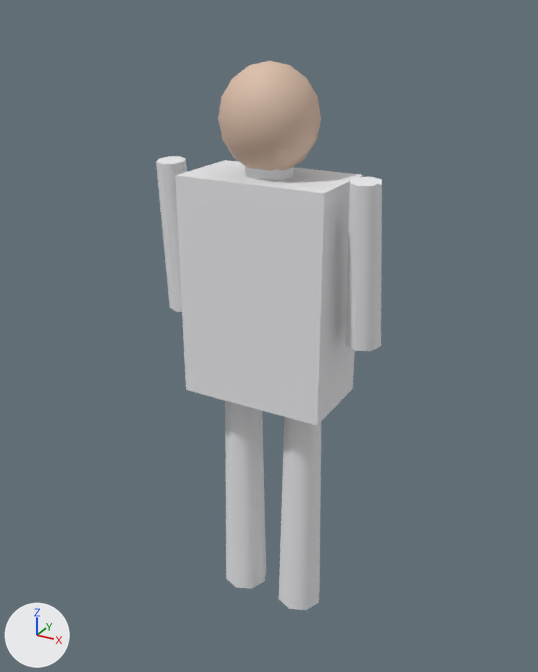
One commit to the glTF model worlds/akihabara/public/models/street_person.glb: the scene before it, then after it.
Both versions are drawn from a 50 mm camera at (0.926, -1.687, 1.752) aimed at (-0.003, 0.003, 0.907). Arrows for +X, +Y and +Z are at lower left; the lights stay in place. The picture after the commit comes second. Where no turn or scale is listed for an object, it has been applied to the vertices. Vertices at exactly the same position are counted once.

Names of what the first picture shows: 'StreetPerson.Cloth', 'StreetPerson.Skin'.
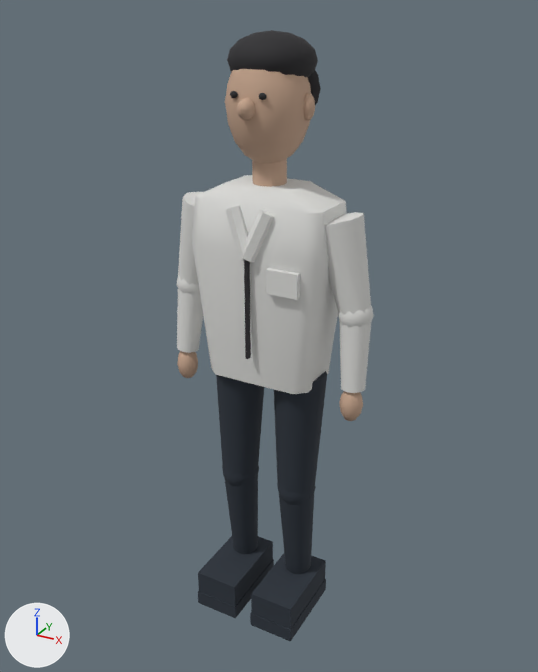
What differs and where, as boxes [x1, y1, x2, y2] in the pictures (538 x 672 px):
'StreetPerson.Cloth', deleted: before [156, 156, 382, 610]
'Detail.street_person.Cloth', added: after [192, 175, 347, 394]
'Detail.street_person.Leg.Right', added: after [250, 371, 327, 641]
'Detail.street_person.Leg.Left', added: after [198, 375, 274, 618]
'StreetPerson.Skin', reshaped: before [218, 61, 321, 171]; after [225, 69, 315, 187]
'Detail.street_person.Arm.Right.Cloth', added: after [325, 212, 374, 393]
'Detail.street_person.Hair', added: after [227, 30, 321, 359]
'Detail.street_person.Arm.Left.Cloth', added: after [177, 192, 203, 353]
'Detail.street_person.Arm.Right.Skin', added (beige): after [339, 391, 363, 421]
'Detail.street_person.Arm.Left.Skin', added (beige): after [177, 351, 198, 378]

Patch to the scene script:
```diff
--- a/worlds/akihabara/public/models/street_person.glb.py
+++ b/worlds/akihabara/public/models/street_person.glb.py
@@ mat_detail_street_person_leg_left @@
+mat_detail_street_person_leg_left = bpy.data.materials.new('Detail.street_person.Leg.Left')
+# colours: dark blue #29313b
+# uses the picture img_street_person_cloth
@@ mat_detail_street_person_cloth @@
+mat_detail_street_person_cloth = bpy.data.materials.new('Detail.street_person.Cloth')
+# colours: light grey #ddddda
+# uses the picture img_street_person_cloth
@@ me_skin @@
-me_skin.from_pydata(...)  # 86 vertices, 168 faces; spans x -0.13..0.13, y -0.123..0.123, z 1.363..1.637
-me_skin.materials.append(mat_streetperson_skin)  # beige #ddbfaa
+me_skin.from_pydata(...)  # 296 vertices, 572 faces; spans x -0.125..0.125, y -0.141..0.1, z 1.32..1.682
+# me_skin part 1: 86 vertices removed from x -0.13..0.13, y -0.123..0.123, z 1.363..1.637; 296 vertices added at x -0.125..0.125, y -0.141..0.1, z 1.32..1.682
+me_skin.materials.append(mat_detail_street_person_skin)  # beige #c6a58d
@@ ob_streetperson_cloth @@
-ob_streetperson_cloth = bpy.data.objects.new('StreetPerson.Cloth', me_cloth)
@@ ob_detail_street_person_leg_right @@
+ob_detail_street_person_leg_right = bpy.data.objects.new('Detail.street_person.Leg.Right', me_street_person_leg_right_mesh)  # 108 vertices, 196 faces; spans x 0.024..0.17, y -0.171..0.079, z 0.001..0.823
+ob_detail_street_person_leg_right.location = (0.0, 0.0, 0.0)
@@ ob_detail_street_person_leg_left @@
+ob_detail_street_person_leg_left = bpy.data.objects.new('Detail.street_person.Leg.Left', me_street_person_leg_left_mesh)  # 108 vertices, 196 faces; spans x -0.17..-0.024, y -0.171..0.079, z 0.001..0.823
+ob_detail_street_person_leg_left.location = (0.0, 0.0, 0.0)
@@ ob_detail_street_person_hair @@
+ob_detail_street_person_hair = bpy.data.objects.new('Detail.street_person.Hair', me_street_person_hair_mesh)  # a box spanning x -0.004..0.004, y -0.126..-0.114, z 0.89..1.2; a UV sphere (16 segments, 8 rings, poles along z) spanning x -0.112..0.112, y -0.096..0.122, z 1.57..1.704; a UV sphere (12 segments, 8 rings, poles along z) spanning x -0.101..0.101, y 0.032..0.126, z 1.483..1.655; an icosphere of 80 faces spanning x -0.05..-0.028, y -0.112..-0.098, z 1.557..1.573; an icosphere of 80 faces spanning x 0.028..0.05, y -0.112..-0.098, z 1.557..1.573; in mat_detail_street_person_hair (black #28272a)
+ob_detail_street_person_hair.location = (0.0, 0.0, 0.0)
@@ ob_detail_street_person_cloth @@
+ob_detail_street_person_cloth = bpy.data.objects.new('Detail.street_person.Cloth', me_street_person_cloth_mesh)  # 72 vertices, 128 faces; spans x -0.197..0.197, y -0.137..0.112, z 0.8..1.34
+ob_detail_street_person_cloth.location = (0.0, 0.0, 0.0)
@@ ob_detail_street_person_arm_right_skin @@
+ob_detail_street_person_arm_right_skin = bpy.data.objects.new('Detail.street_person.Arm.Right.Skin', me_street_person_arm_right_skin_mesh)  # a UV sphere (10 segments, 6 rings, poles along z) spanning x 0.2356..0.2964, y -0.06..0.006, z 0.725..0.827; in mat_detail_street_person_skin (beige #c6a58d)
+ob_detail_street_person_arm_right_skin.location = (0.0, 0.0, 0.0)
@@ ob_detail_street_person_arm_right_cloth @@
+ob_detail_street_person_arm_right_cloth = bpy.data.objects.new('Detail.street_person.Arm.Right.Cloth', me_street_person_arm_right_cloth_mesh)  # 92 vertices, 172 faces; spans x 0.13..0.3, y -0.064..0.064, z 0.816..1.286
+ob_detail_street_person_arm_right_cloth.location = (0.0, 0.0, 0.0)
@@ ob_detail_street_person_arm_left_skin @@
+ob_detail_street_person_arm_left_skin = bpy.data.objects.new('Detail.street_person.Arm.Left.Skin', me_street_person_arm_left_skin_mesh)  # a UV sphere (10 segments, 6 rings, poles along z) spanning x -0.2964..-0.2356, y -0.06..0.006, z 0.725..0.827; in mat_detail_street_person_skin (beige #c6a58d)
+ob_detail_street_person_arm_left_skin.location = (0.0, 0.0, 0.0)
@@ ob_detail_street_person_arm_left_cloth @@
+ob_detail_street_person_arm_left_cloth = bpy.data.objects.new('Detail.street_person.Arm.Left.Cloth', me_street_person_arm_left_cloth_mesh)  # 92 vertices, 172 faces; spans x -0.3..-0.13, y -0.064..0.064, z 0.816..1.286
+ob_detail_street_person_arm_left_cloth.location = (0.0, 0.0, 0.0)
```
